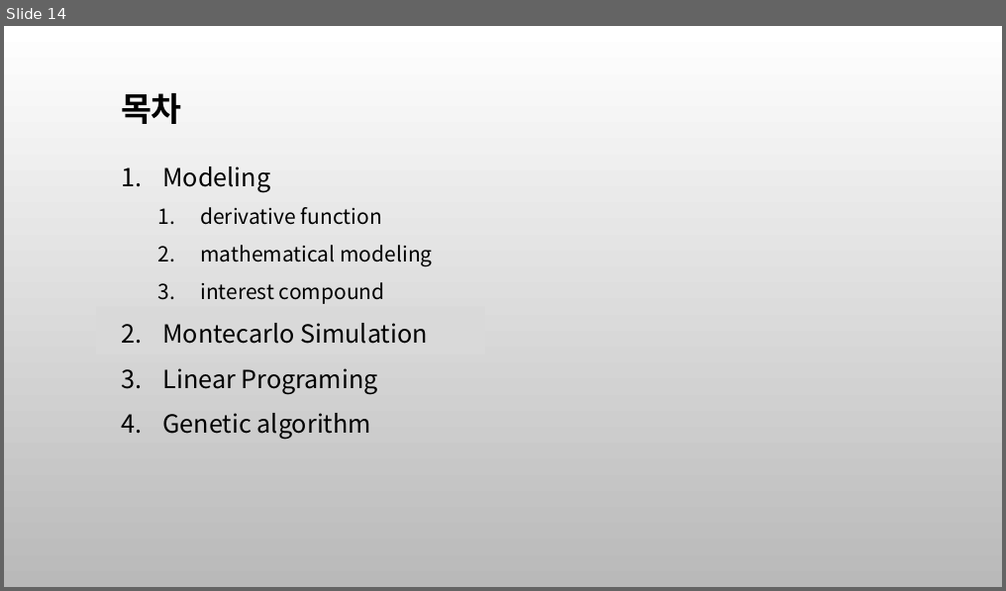
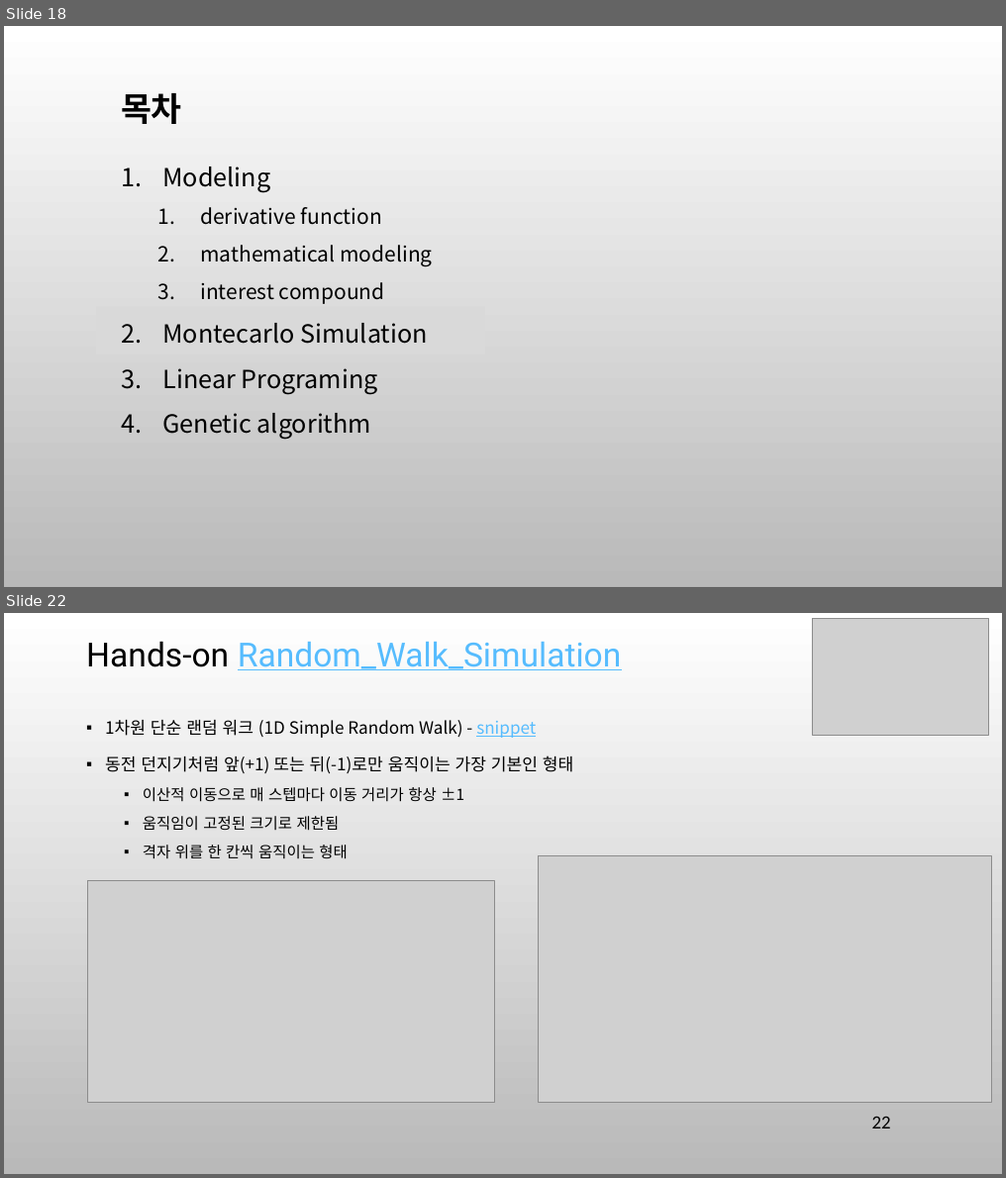
Before and after one commit to ancestor9/mathematics-for-machine-learning, a slide deck: 8_Modeling & Simulation.pptx. Shown one above the other, each under a label of ours: slide 14 before the commit, slides 18 and 22 after it; the slides between them are not shown. The pictures are 1006x591 and 1006x1178 pixels, drawn with LibreOffice and Linux fonts; fonts in the diff are those of the drawing; grey boxes stand for pictures; background and template pictures are left out. Boxes give left, top, right and bottom in pixels: in the first picture for what was removed or moved away, otherwise in the second. Text is boxed around its words. In the diff, an @@ line names an element or a change of style, - is before the commit and + after.

```diff
--- a/8_Modeling & Simulation.pptx
+++ b/8_Modeling & Simulation.pptx
@@ slide 22 added at [4,613,1002,1174], background picture (left out) @@
@@ title added at [86,641,622,670], 32 pt, text #56BCFE, underline @@
+Hands-on Random_Walk_Simulation
@@ picture added at [812,618,988,735] @@
@@ text added at [105,720,573,860], 16.3 pt, text #000000 @@
+▪ 1차원 단순 랜덤 워크 (1D Simple Random Walk) - snippet
+▪ 동전 던지기처럼 앞(+1) 또는 뒤(-1)로만 움직이는 가장 기본인 형태
+  ▪ 이산적 이동으로 매 스텝마다 이동 거리가 항상 ±1
+  ▪ 움직임이 고정된 크기로 제한됨
+  ▪ 격자 위를 한 칸씩 움직이는 형태
@@ picture added at [539,856,992,1103] @@
@@ picture added at [87,880,494,1102] @@
@@ page number added at [872,1116,891,1129], 18 pt, text #000000 @@
+22
@@ what was slide 14 is now slide 18 @@
```
Also in this commit, not shown: 12 slides changed, 7 other slides added, 2 slides removed.
